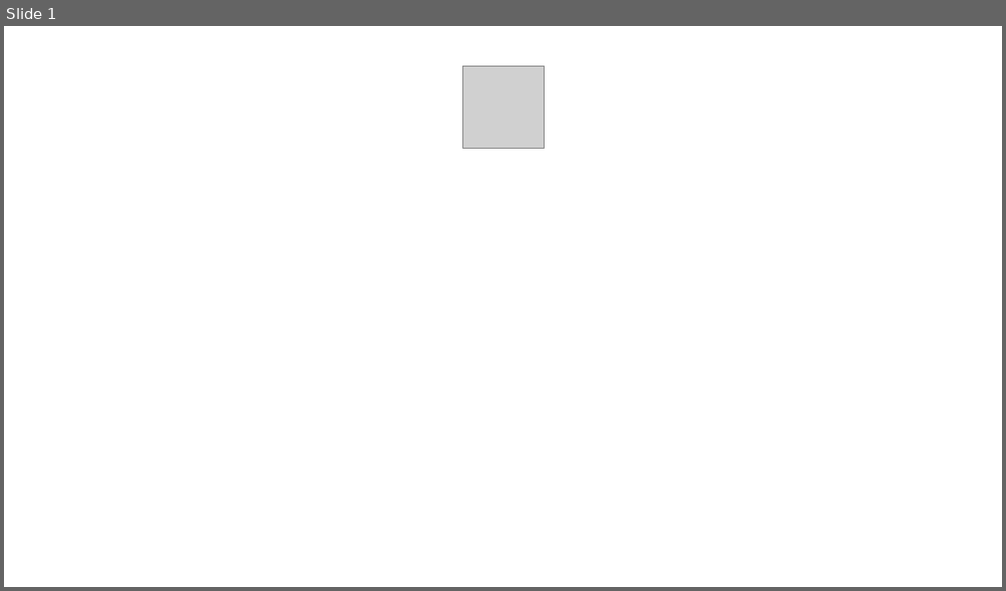
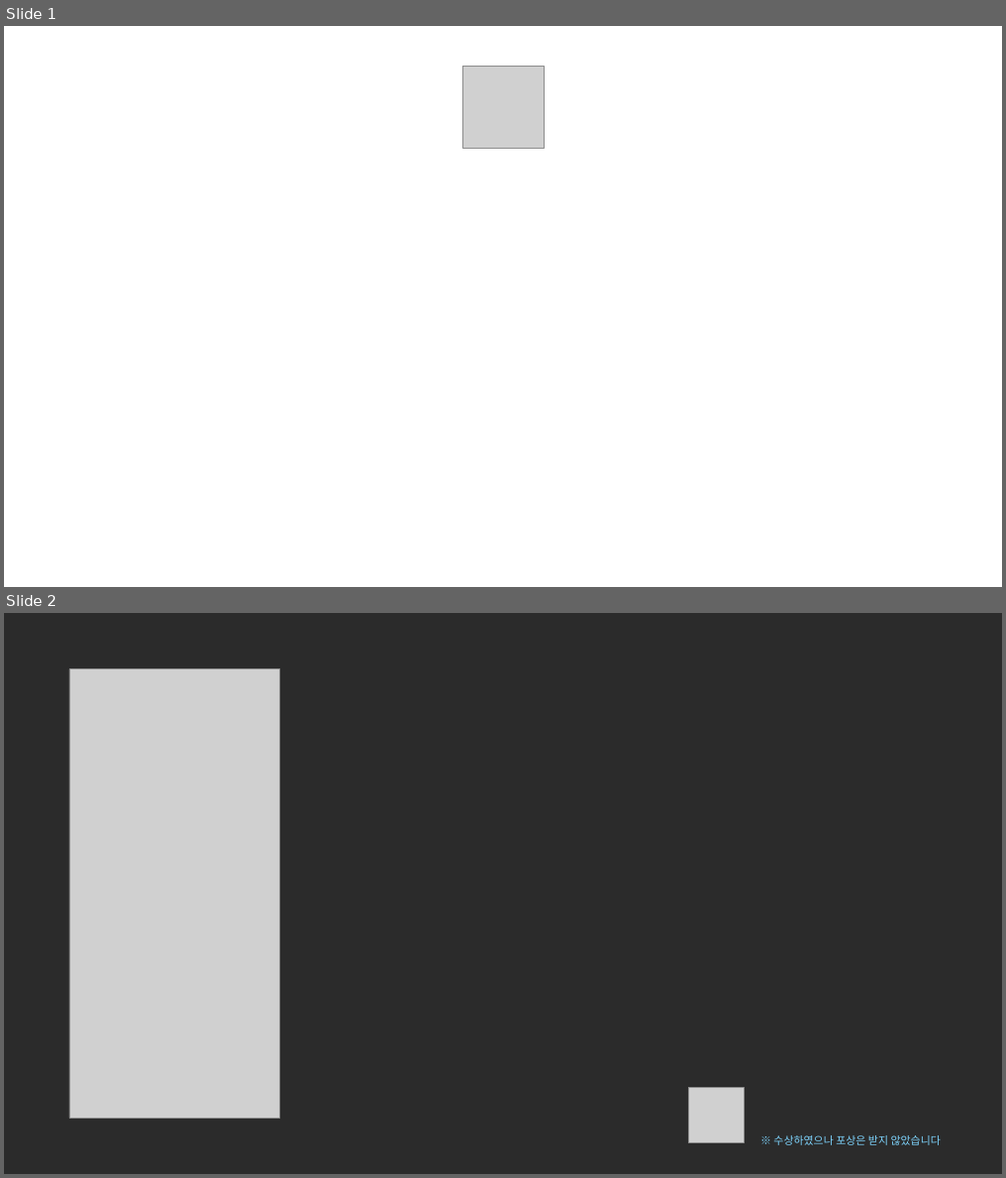
Before and after one commit to cantatapream/SEAGNAL, a slide deck: docs/contest_2026/final/SEAGNAL_final_30.pptx. Shown one above the other, each under a label of ours: slide 1 before the commit, slides 1 and 2 after it. The pictures are 1006x591 and 1006x1178 pixels, drawn with LibreOffice and Linux fonts; fonts in the diff are those of the drawing; grey boxes stand for pictures; background and template pictures are left out; a plain dark background stands for a picture behind light text. Boxes give left, top, right and bottom in pixels: in the first picture for what was removed or moved away, otherwise in the second. Text is boxed around its words. In the diff, an @@ line names an element or a change of style, - is before the commit and + after.

```diff
--- a/docs/contest_2026/final/SEAGNAL_final_30.pptx
+++ b/docs/contest_2026/final/SEAGNAL_final_30.pptx
@@ slide 2 added at [4, 613, 1002, 1174], background picture (left out) @@
@@ picture added at [69, 669, 279, 1119] @@
@@ picture added at [689, 1088, 744, 1143] @@
@@ text added at [773, 1136, 941, 1146], 13.9 pt, text #7DD3FC @@
+※ 수상하였으나 포상은 받지 않았습니다
```
Also in this commit, not shown: 1 other slide added, 2 slides removed, 7 other files.
